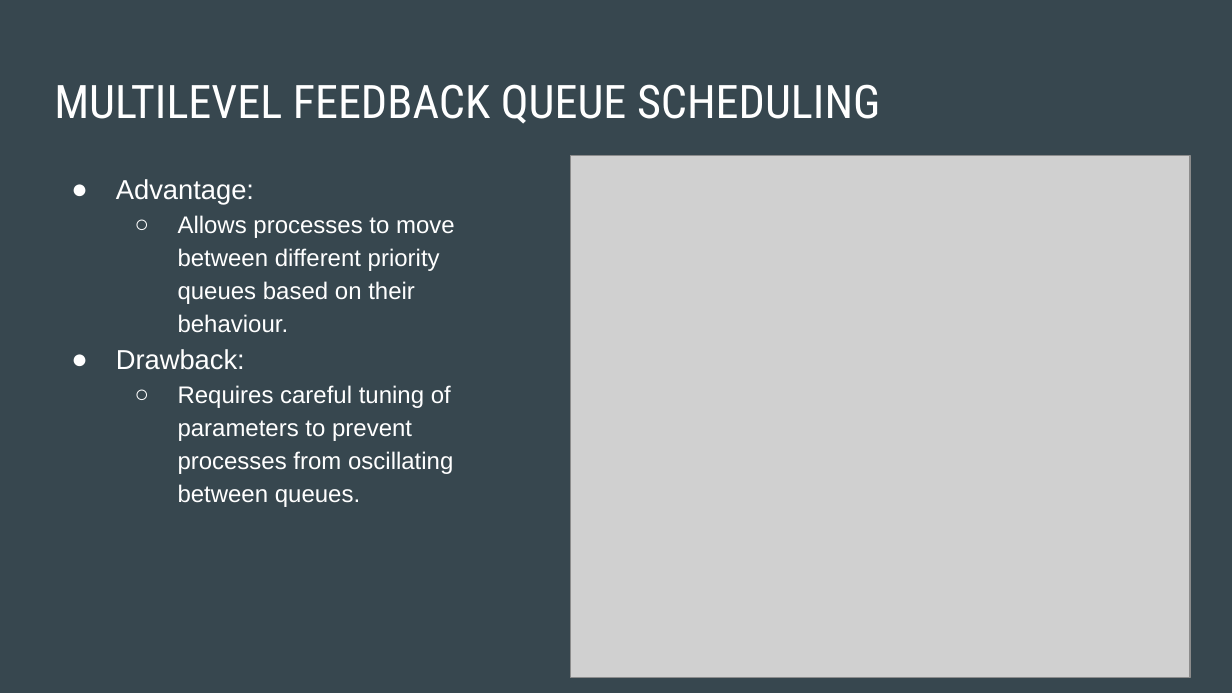
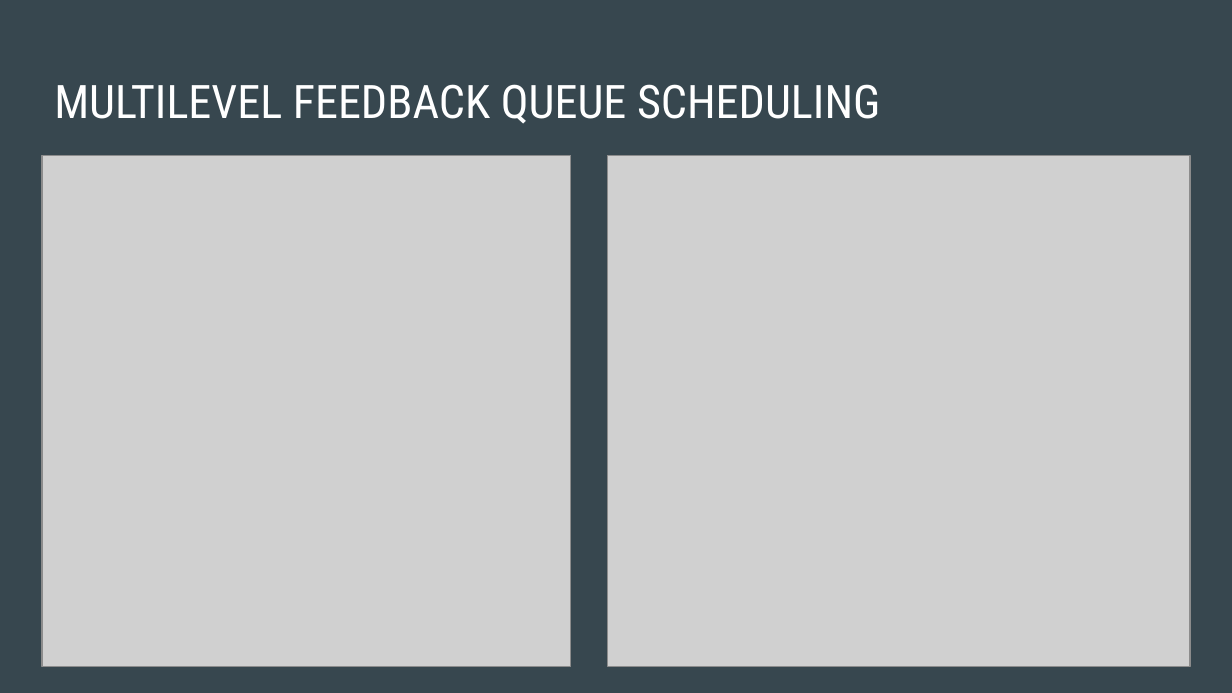
Before and after one commit to Cornerstone-04/cpu-scheduling-with-cpp, a slide deck: slide 14 of docs/CPU SCHEDULING WITH C++.pptx (slide 10 before the commit). Drawn at 1232x693 pixels with LibreOffice and Linux fonts; fonts in the diff are those of the drawing; grey boxes stand for pictures. Boxes give left, top, right and bottom in pixels: in the first picture for what was removed or moved away, otherwise in the second. Text is boxed around its words. In the diff, an @@ line names an element or a change of style, - is before the commit and + after.

Commit message:
update

```diff
--- a/docs/CPU SCHEDULING WITH C++.pptx
+++ b/docs/CPU SCHEDULING WITH C++.pptx
@@ picture added at (42,155,570,667) @@
@@ text removed at (116,179,455,507) @@
-● Advantage:
-  ○ Allows processes to move between different priority queues based on their behaviour.
-● Drawback:
-  ○ Requires careful tuning of parameters to prevent processes from oscillating between queues.
@@ picture: place and size @@
-picture at (570,155,1190,678)
+picture at (607,155,1190,667)
```
Also in this commit, not shown: 6 other slides changed, 5 slides added.
